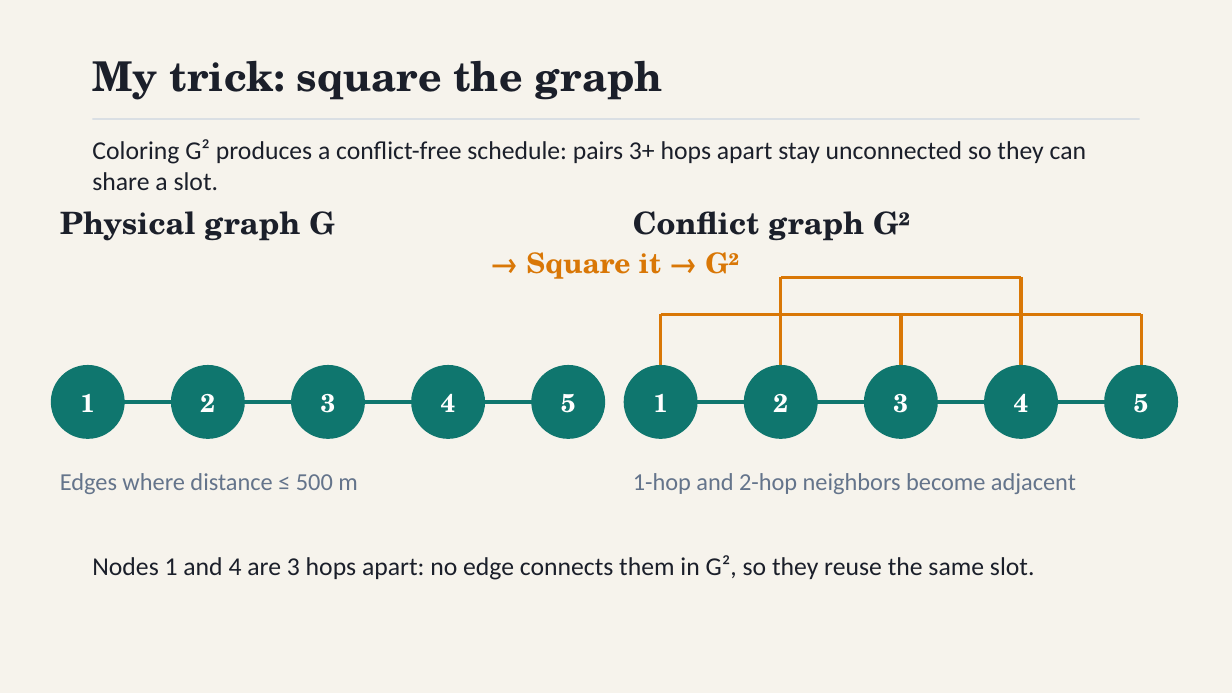
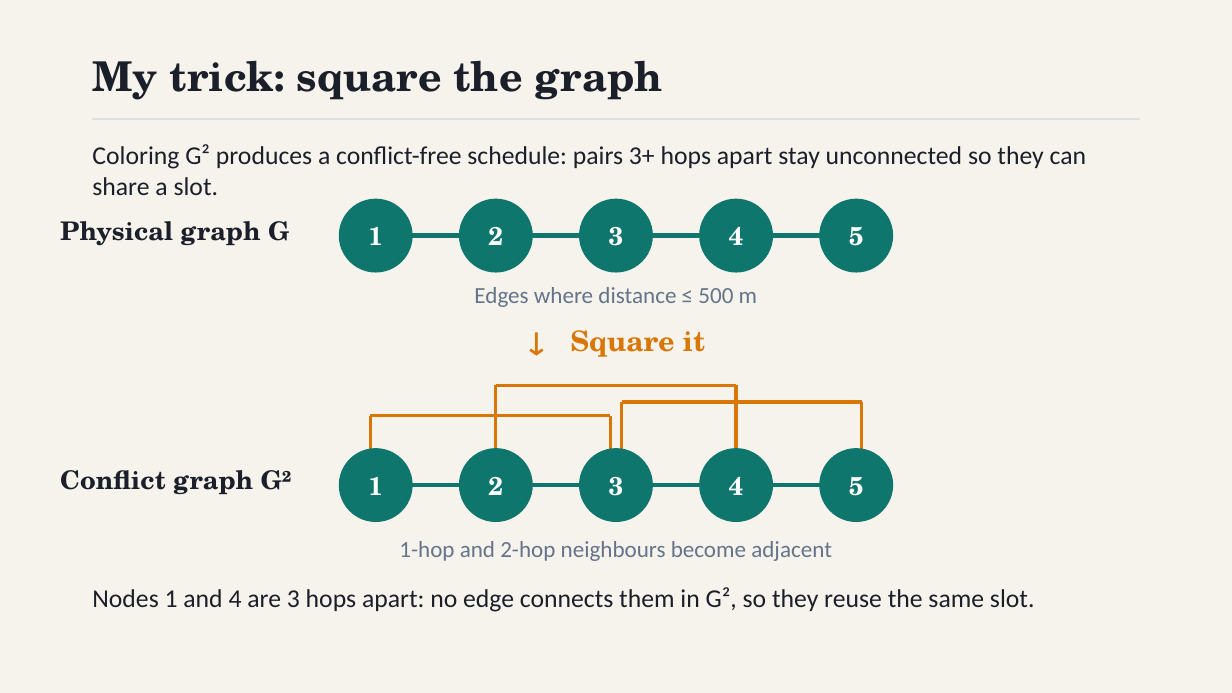
Before and after one commit to athishio/tdma-schedule-optimizer, a slide deck: slide 3 of docs/presentation.pptx. Drawn at 1232x693 pixels with LibreOffice and Linux fonts; fonts in the diff are those of the drawing. Boxes give left, top, right and bottom in pixels: in the first picture for what was removed or moved away, otherwise in the second. Text is boxed around its words. In the diff, an @@ line names an element or a change of style, - is before the commit and + after.

Commit message:
Stack slide 3 physical and conflict graphs vertically with distinct arcs

```diff
--- a/docs/presentation.pptx
+++ b/docs/presentation.pptx
@@ text "Coloring G² produces a conflict-free ...": place and size @@
-text "Coloring G² produces a conflict-free ..." at [92, 139, 1086, 190]
+text "Coloring G² produces a conflict-free ..." at [92, 144, 1086, 195]
@@ text "Physical graph G": place and size @@
-text "Physical graph G" at [60, 211, 335, 241]
+text "Physical graph G" at [60, 221, 289, 246]
@@ text "Physical graph G" at [60, 221, 289, 246]: size 24 to 20 pt @@
@@ 5 ellipses, 4 lines: place and size @@
-5 ellipses, 4 lines at [51, 365, 605, 439]
+5 ellipses, 4 lines at [339, 199, 894, 273]
@@ text "Edges where distance ≤ 500 ...": place and size @@
-text "Edges where distance ≤ 500 ..." at [60, 473, 357, 494]
+text "Edges where distance ≤ 500 ..." at [474, 287, 757, 307]
@@ text "Edges where distance ≤ 500 ..." at [474, 287, 757, 307]: size 19 to 18 pt; alignment left to centre @@
@@ text at [570, 330, 705, 357]: text changed @@
-→ Square it → G²
+↓ Square it
@@ line moved from (901, 314) - (1141, 314) to (496, 385) - (737, 385) @@
@@ line moved from (901, 365) - (901, 314) to (496, 485) - (496, 385) @@
@@ line moved from (1141, 314) - (1141, 365) to (737, 385) - (737, 485) @@
@@ line moved from (661, 314) - (901, 314) to (371, 416) - (611, 416) @@
@@ line moved from (661, 365) - (661, 314) to (371, 485) - (371, 416) @@
@@ line moved from (901, 314) - (901, 365) to (611, 416) - (611, 485) @@
@@ line moved from (781, 277) - (1021, 277) to (622, 402) - (862, 402) @@
@@ line moved from (781, 365) - (781, 277) to (622, 485) - (622, 402) @@
@@ line moved from (1021, 277) - (1021, 365) to (862, 402) - (862, 485) @@
@@ text "Conflict graph G²" at [60, 470, 291, 495]: size 24 to 20 pt @@
@@ text "Conflict graph G²": place and size @@
-text "Conflict graph G²" at [633, 211, 909, 241]
+text "Conflict graph G²" at [60, 470, 291, 495]
@@ 5 ellipses, 4 lines: place and size @@
-5 ellipses, 4 lines at [624, 365, 1178, 439]
+5 ellipses, 4 lines at [339, 448, 894, 522]
@@ text at [399, 541, 832, 561]: text changed; size 19 to 18 pt @@
-1-hop and 2-hop neighbors become adjacent
+1-hop and 2-hop neighbours become adjacent
@@ text "Nodes 1 and 4 are ...": place and size @@
-text "Nodes 1 and 4 are ..." at [92, 555, 1035, 580]
+text "Nodes 1 and 4 are ..." at [92, 587, 1035, 612]
```
Also in this commit, not shown: 3 other files.
